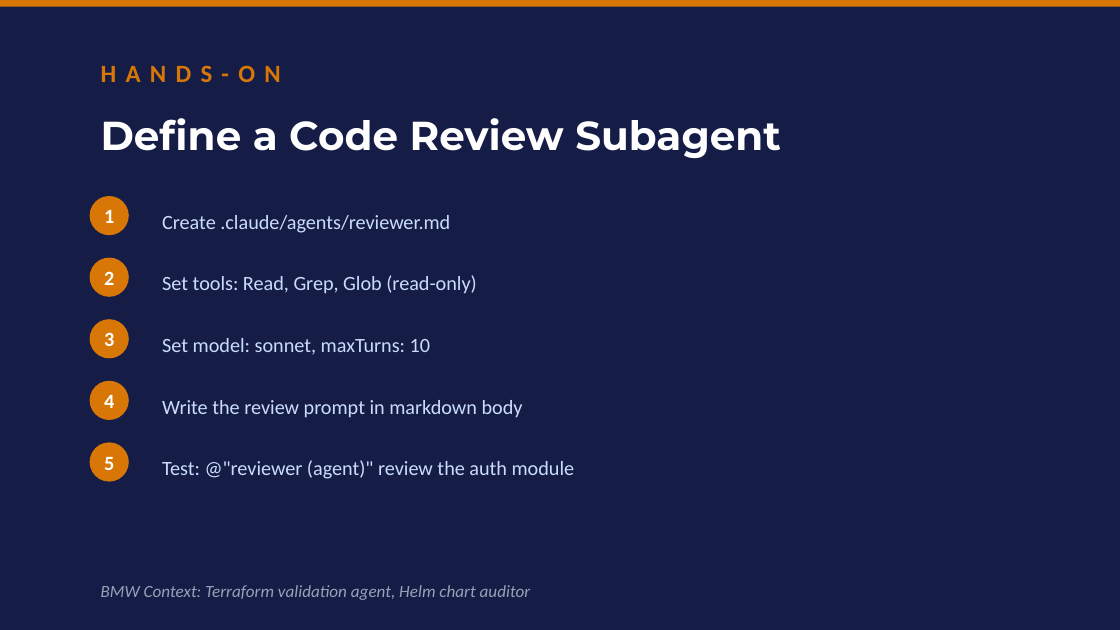
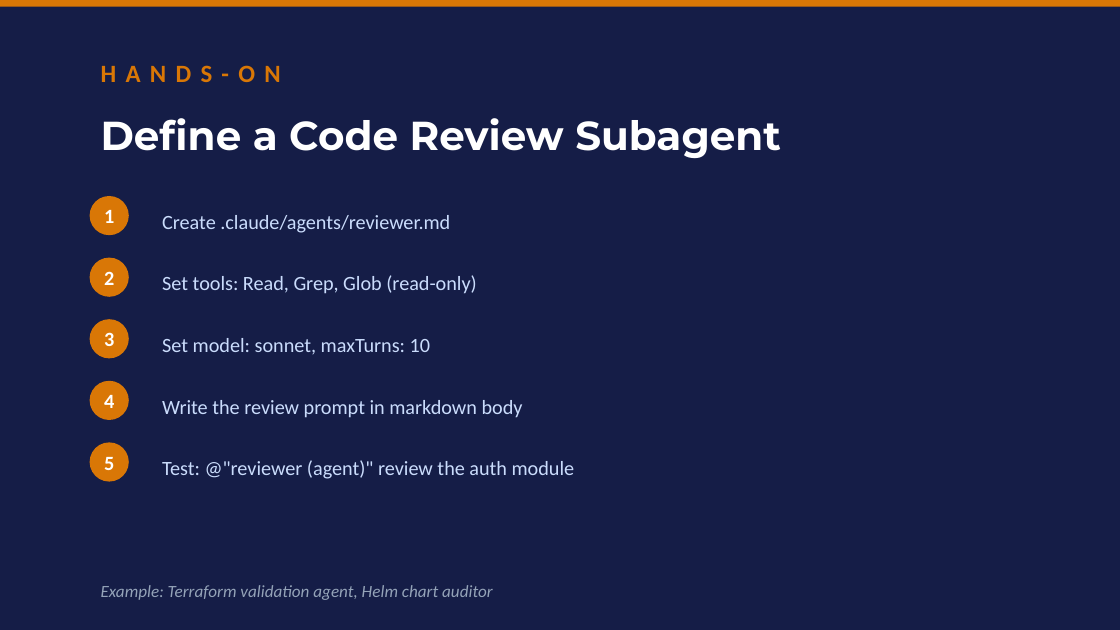
Before and after one commit to clusterreplyDE/claude_workshop, a slide deck: slide 26 of slides/workshop.pptx (slide 25 before the commit). Drawn at 1120x630 pixels with LibreOffice and Linux fonts; fonts in the diff are those of the drawing. Boxes give left, top, right and bottom in pixels: in the first picture for what was removed or moved away, otherwise in the second. Text is boxed around its words. In the diff, an @@ line names an element or a change of style, - is before the commit and + after.

```diff
--- a/slides/workshop.pptx
+++ b/slides/workshop.pptx
@@ text at (101,585,493,600): text changed @@
-BMW Context: Terraform validation agent, Helm chart auditor
+Example: Terraform validation agent, Helm chart auditor
```
Also in this commit, not shown: 31 other slides changed, 4 slides added, 3 slides removed, 27 other files.
